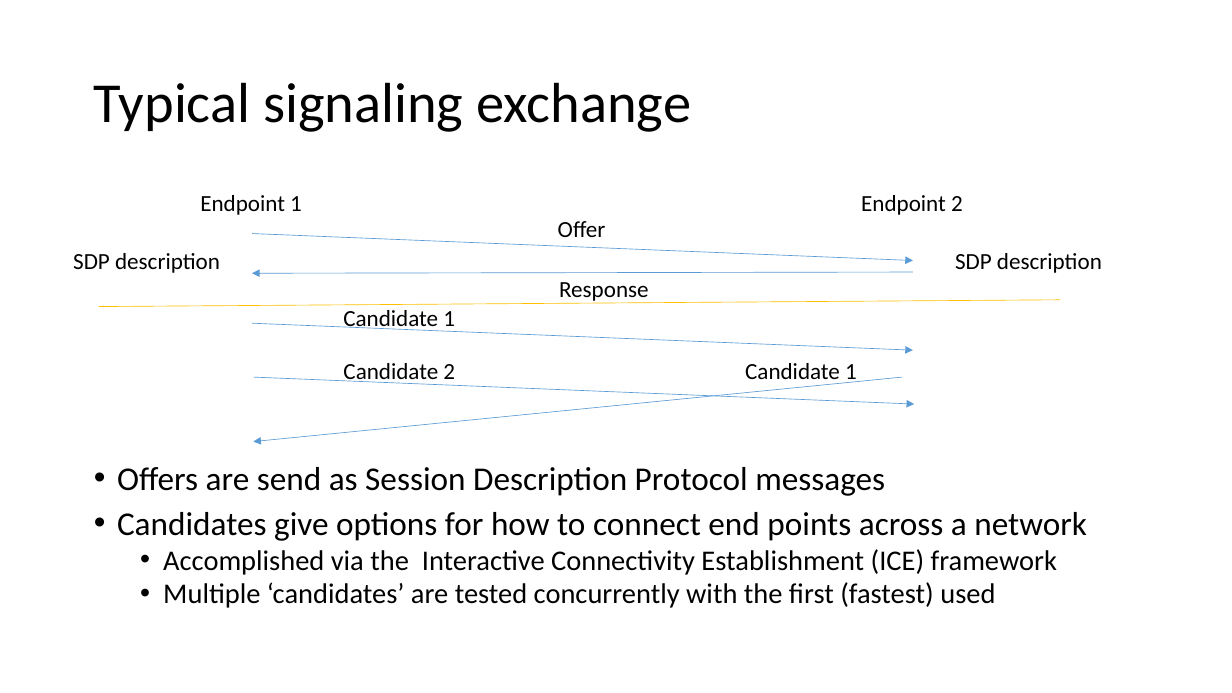
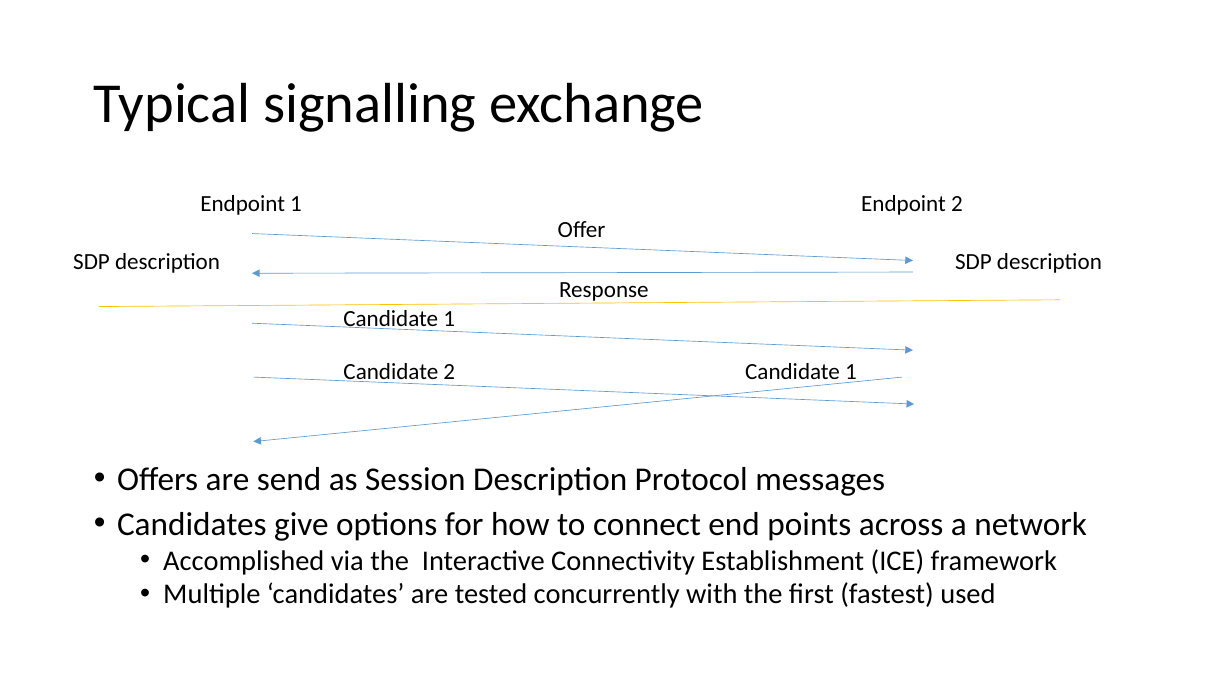
Before and after one commit to ipcortex/fac-workshop-materials, a slide deck: slide 12 of presentations/FAC9 Workshop.pptx. Drawn at 1232x693 pixels with LibreOffice and Linux fonts; fonts in the diff are those of the drawing. Boxes give left, top, right and bottom in pixels: in the first picture for what was removed or moved away, otherwise in the second. Text is boxed around its words. In the diff, an @@ line names an element or a change of style, - is before the commit and + after.

```diff
--- a/presentations/FAC9 Workshop.pptx
+++ b/presentations/FAC9 Workshop.pptx
@@ title at (94, 82, 704, 132): text changed @@
-Typical signaling exchange
+Typical signalling exchange
```
Also in this commit, not shown: 18 other slides changed, 12 slides added, 6 slides removed, 1 other file.
